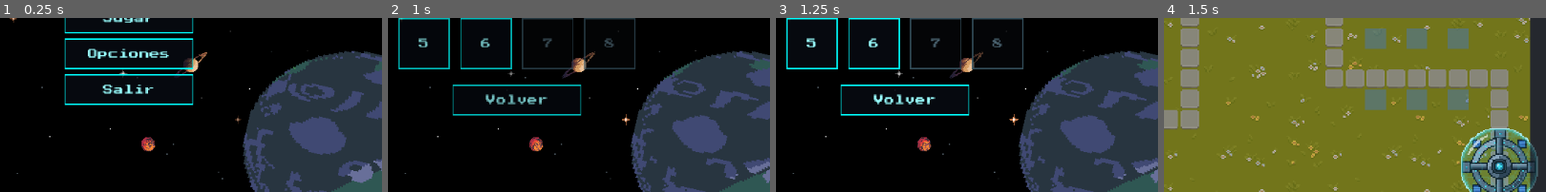
Above: before the commit, frames 1-4 (left to right).
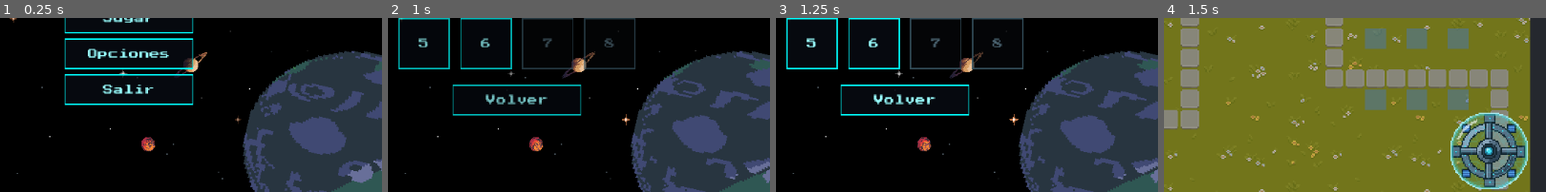
Above: after the commit, the same moments.

Repository: D4MC04/proyecto_dam2b
Game: Godot game, scene res://scenes/MainMenu.tscn
Two runs of this game, one before a commit and one after it. Both use one fixed random seed, a clock stepped at 60 frames per second and the inputs below.
Inputs:
- Up to frame 1 (0.25 s): no input
- Up to frame 2 (1 s): click "Jugar" at 0.5 s
- Up to frame 3 (1.25 s): no input
- Up to frame 4 (1.5 s): click "1" at 1.25 s
The pictures show only the part of the screen within x 33-83%, y 50-100%; the shares and areas given below are measured in that part.

Frames 1-3 are identical in both runs. In frame 4, 7.5% of the frame differs, in the area x 75-98%, y 54-100%.

Commit message:
Recoloca las estaciones para que quepan en pantalla
Co-Authored-By: Claude Opus 5.5 <noreply@anthropic.com>

Diff:
--- a/scenes/maps/Map1.tscn
+++ b/scenes/maps/Map1.tscn
@@ -29,4 +29,4 @@
 curve = SubResource("Curve2D_o7r77")
 
 [node name="SpaceStation" parent="." unique_id=564975019 instance=ExtResource("4_1lhmh")]
-position = Vector2(456, 252)
+position = Vector2(448, 240)
--- a/scenes/maps/Map2.tscn
+++ b/scenes/maps/Map2.tscn
@@ -29,4 +29,4 @@
 curve = SubResource("Curve2D_o7r77")
 
 [node name="SpaceStation" parent="." unique_id=677178950 instance=ExtResource("4_mmi5e")]
-position = Vector2(456, 19)
+position = Vector2(448, 32)
--- a/scenes/maps/Map3.tscn
+++ b/scenes/maps/Map3.tscn
@@ -29,4 +29,4 @@
 curve = SubResource("Curve2D_o7r77")
 
 [node name="SpaceStation" parent="." unique_id=2076457852 instance=ExtResource("4_t8hmn")]
-position = Vector2(19, 24)
+position = Vector2(32, 32)
--- a/scenes/maps/Map4.tscn
+++ b/scenes/maps/Map4.tscn
@@ -38,4 +38,4 @@
 curve = SubResource("Curve2D_is7fw")
 
 [node name="SpaceStation" parent="." unique_id=320233137 instance=ExtResource("4_is7fw")]
-position = Vector2(24, 253)
+position = Vector2(32, 240)
--- a/scenes/maps/Map6.tscn
+++ b/scenes/maps/Map6.tscn
@@ -56,4 +56,4 @@
 curve = SubResource("Curve2D_ilvrw")
 
 [node name="SpaceStation" parent="." unique_id=1513021349 instance=ExtResource("4_pqxra")]
-position = Vector2(460, 136)
+position = Vector2(448, 136)
